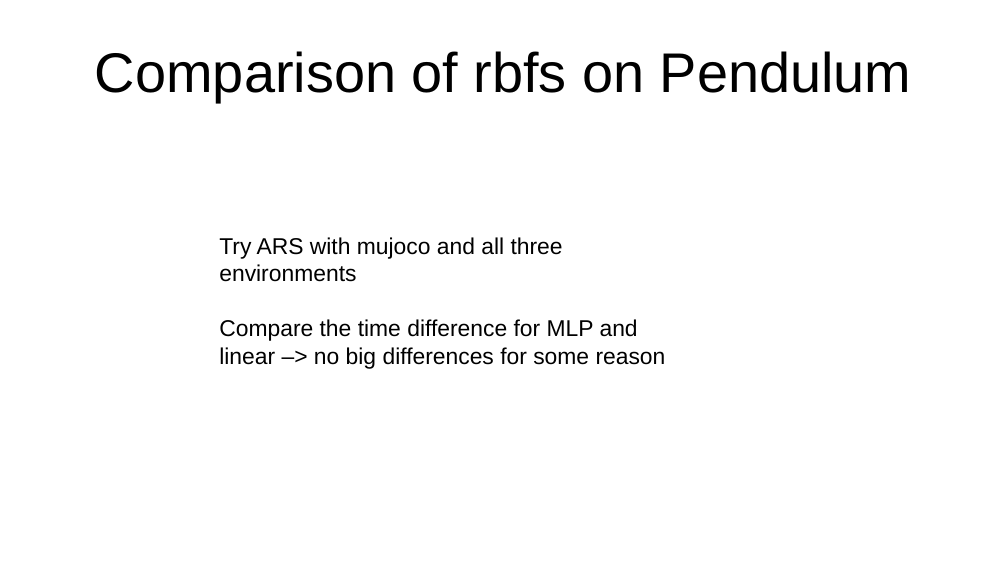
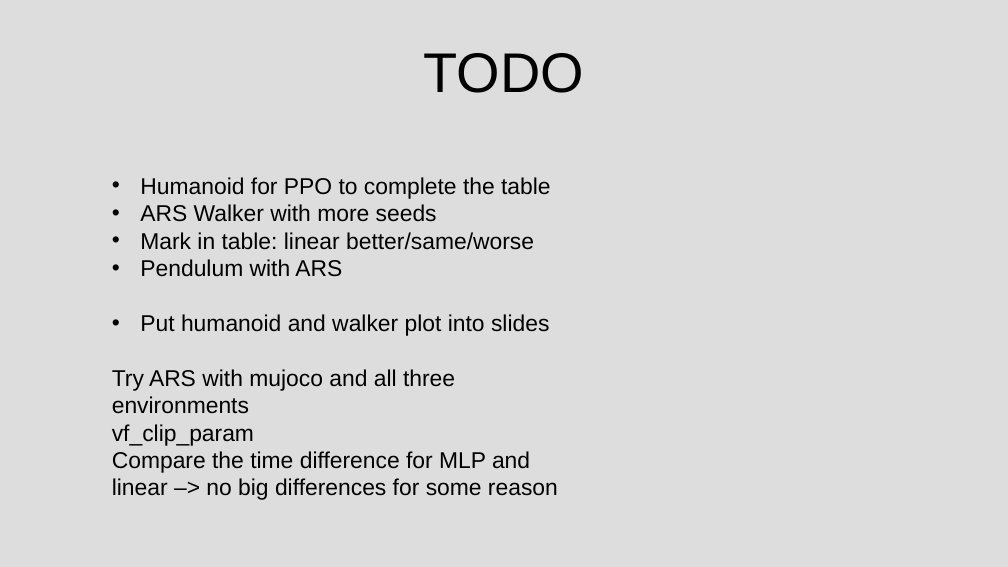
Before and after one commit to sgillen/seagul, a slide deck: slide 24 of seagul/rllib/rllib_with_rbf/Temporary_Results.pptx (slide 18 before the commit). Drawn at 1008x567 pixels with LibreOffice and Linux fonts; fonts in the diff are those of the drawing. Boxes give left, top, right and bottom in pixels: in the first picture for what was removed or moved away, otherwise in the second. Text is boxed around its words. In the diff, an @@ line names an element or a change of style, - is before the commit and + after.

```diff
--- a/seagul/rllib/rllib_with_rbf/Temporary_Results.pptx
+++ b/seagul/rllib/rllib_with_rbf/Temporary_Results.pptx
@@ background #FFFFFF to #BFBFBF at 53% opacity @@
@@ title at <box>424,53,584,93</box>: text changed @@
-Comparison of rbfs on Pendulum
+TODO
@@ text "Humanoid for PPO to complete ...": place and size @@
-text "Humanoid for PPO to complete ..." at <box>219,237,666,369</box>
+text "Humanoid for PPO to complete ..." at <box>112,177,558,500</box>
@@ text at <box>140,177,551,336</box>: paragraphs added @@
+• Humanoid for PPO to complete the table
+• ARS Walker with more seeds
+• Mark in table: linear better/same/worse
+• Pendulum with ARS
+• Put humanoid and walker plot into slides
@@ text at <box>112,424,254,446</box>: paragraph added @@
+vf_clip_param
```
Also in this commit, not shown: 17 other slides changed, 7 slides added, 1 slide removed.
